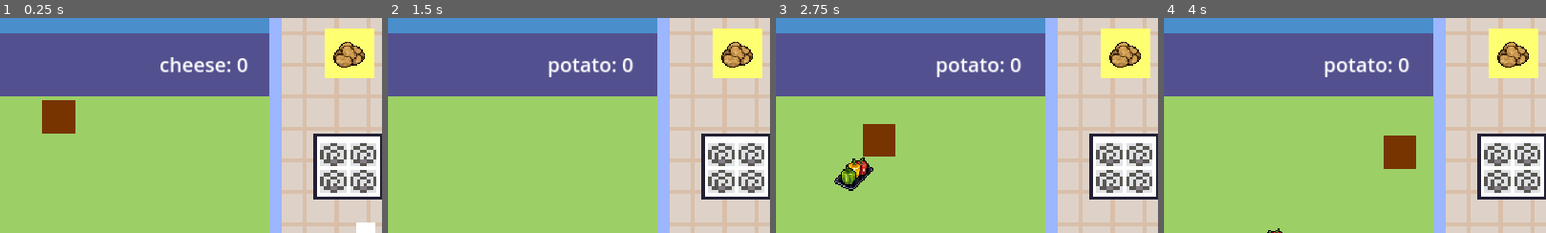
Above: before the commit, frames 1-4 (left to right).
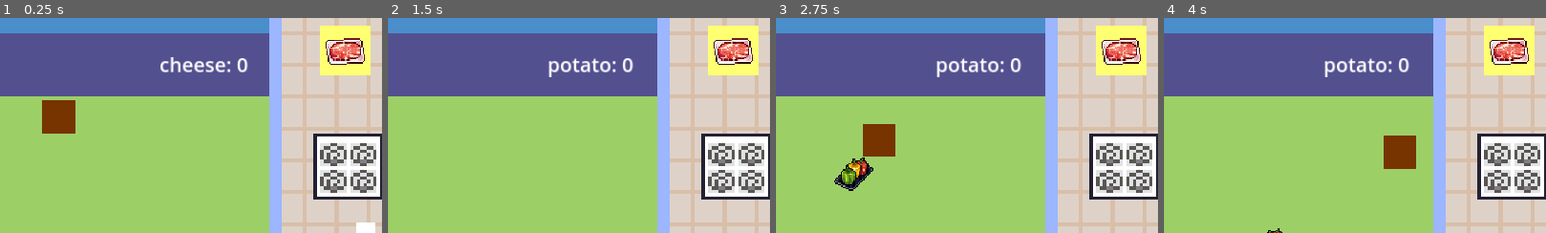
Above: after the commit, the same moments.

Repository: bvirnig/Claw-Kitchen
Game: Godot game, scene res://Scenes/main.tscn
The game is run twice, just before and just after one commit, with the same random seed, the same clock (stepped at 60 frames per second) and the same inputs.
Inputs (mouse positions are % of the whole screen's width and height, from its top left):
- Up to frame 1 (0.25 s): no input
- Up to frame 2 (1.5 s): tap Enter (ui_accept) at 0.5, 0.77 s; move the mouse to (46, 31) at 0.52 s; tap Mouse wheel down (mouse_scroll_down) at 0.6 s; tap Mouse wheel up (mouse_scroll_up) at 0.8, 1.35 s; move the mouse to (30, 55) at 1.27 s
- Up to frame 3 (2.75 s): tap Enter (ui_accept) at 1.52 s; tap Mouse wheel down (mouse_scroll_down) at 1.55 s; move the mouse to (60, 28) at 2.02 s; click (60, 28) at 2.1 s; tap Mouse wheel up (mouse_scroll_up) at 2.3 s
- Up to frame 4 (4 s): move the mouse to (45, 70) at 2.77 s; tap Mouse wheel down (mouse_scroll_down) at 2.85 s; tap Enter (ui_accept) at 3.02, 3.77 s; move the mouse to (80, 65) at 3.52 s; tap Mouse wheel up (mouse_scroll_up) at 3.6 s
The pictures show only the part of the screen within x 2-52%, y 0-50%; the shares and areas given below are measured in that part.

The runs differ from the first frame. In frame 1, 2.0% of the frame differs, in the area x 83-98%, y 3-28%; in frame 2, 2.0%; in frame 3, 2.0%; in frame 4, 2.0%.

Commit message:
the request label works now
initial request label function achieved.
Need to make faster as game progresses.

Diff:
--- a/clawkitchen/Scenes/gamedata.gd
+++ b/clawkitchen/Scenes/gamedata.gd
@@ -111,6 +111,8 @@
 
 # Method to get the cooking time for a specific food type
 func get_cooking_time(food_type: String) -> float:
+	if food_type == "bomb":
+		return -1  # Special case for bomb (not cookable)
 	return cooking_times.get(food_type, 0.0)  # Default to 0.0 if food type is not found
 
 # Get the selected food texture based on the selected item index
@@ -124,7 +126,7 @@
 func set_selected_item_by_index(index: int) -> void:
 	if index >= 0 and index < food_types.size():
 		selected_item_index = index
-		print("Selected item set to: " + food_types[selected_item_index])
+		#print("Selected item set to: " + food_types[selected_item_index])
 
 # Function to return food_types array
 func get_food_types() -> Array:
--- a/clawkitchen/Scenes/main.gd
+++ b/clawkitchen/Scenes/main.gd
@@ -21,10 +21,6 @@
 
 # Called when the node enters the scene tree for the first time.
 func _ready() -> void:
-	# Ensure GameData is loaded
-	if Gamedata == null:
-		print("Error: GameData singleton not found!")
-		return
 
 	# Initialize the food label with the selected item and its count
 	update_food_label()
--- a/clawkitchen/Scenes/request_spawner.gd
+++ b/clawkitchen/Scenes/request_spawner.gd
@@ -1,55 +1,87 @@
 extends Node2D
 
-@export var request_scene: PackedScene  # Assign the Request scene in the inspector
+@export var request_scene: PackedScene  # The scene to be instanced for the request
+@export var spacing: float = 2.0  # Spacing (not really needed for just one request)
+@export var change_food_timer: Timer  # Reference to the timer node
 
+const SCREEN_WIDTH: int = 450  # Fixed screen width
+const SCREEN_HEIGHT: int = 648  # Fixed screen height
+
+# List to keep track of spawned request instances
+var spawned_requests = []
+
+# Called when the node enters the scene tree for the first time.
 func _ready() -> void:
-	spawn_request()
+	_spawn_request()  # Spawn the initial request when the node is ready
 
-func spawn_request() -> void:
-	# Ensure the request_scene is valid
-	if request_scene == null:
-		print("Error: No request scene assigned!")
-		return
+# Function to spawn a single request
+func _spawn_request() -> void:
+	var request_height = 50  # Assuming each request label has a height of 50 pixels
 
-	# Create an instance of the request scene
+	# Step 1: Randomly select a food type
+	var selected_food_type = _select_random_food_types()[0]  # Get only the first selected food type
+
+	# Remove all previously spawned requests before spawning a new one
+	_remove_previous_requests()
+
+	# Instantiate the request from the scene
 	var request_instance = request_scene.instantiate()
-	add_child(request_instance)
 
-	# Get the screen size and calculate the adjusted position
-	var viewport_rect = get_viewport().get_visible_rect()
-	var adjusted_position = Vector2(
-		viewport_rect.size.x - 600,  # 550 + 50 = 600 px adjustment to the left
-		55  # 35 + 20 = 55 px adjustment downward
-	)
+	# Calculate the X and Y positions for the request (slightly to the right of top center)
+	var request_x_position = SCREEN_WIDTH / 2 + 320  # Slightly to the right of the center (adjusted to 20)
+	var request_y_position = 50  # Adjusted to 15 pixels down from the very top
 
-	# Adjust position based on the size of the request instance
-	var sprite_size = calculate_request_size(request_instance)
-	request_instance.position = adjusted_position - Vector2(sprite_size.x, 0)  # Offset for sprite size
+	# Get the food texture for the selected food type
+	if selected_food_type in Gamedata.food_types:
+		var food_texture = Gamedata.food_textures[Gamedata.food_types.find(selected_food_type)]
 
-	# Randomly select one of the first 10 food items
-	var food_types = Gamedata.get_food_types()  # Access the singleton directly
-	var food_textures = Gamedata.get_food_textures()  # Access the singleton directly
-	var random_index = randi() % 10  # Use the first 10 food items
-	var selected_food_type = food_types[random_index]
-	var selected_food_texture = food_textures[random_index]
+		# Ensure request_instance has the Sprite2D node
+		var sprite_node = request_instance.get_node("Sprite2D2")
 
-	# Pass the texture to the Request instance
-	if request_instance.has_method("set_food_texture"):
-		request_instance.set_food_texture(selected_food_texture)
+		# Set the texture for the request label
+		sprite_node.texture = food_texture
+
+		# Set the food type for the request label
+		request_instance.food_type = selected_food_type
+
+		# Set the request's position
+		request_instance.position = Vector2(request_x_position, request_y_position)
+
+		# Add the request to the scene
+		add_child(request_instance)
+		request_instance.add_to_group("request")  # Add to the 'request' group for easy management
+
+		# Track the spawned request
+		spawned_requests.append(request_instance)
 	else:
-		print("Error: Request instance does not have a 'set_food_texture' method!")
+		print("ERROR: Food type not found in food_types:", selected_food_type)
 
-	print("Request spawned for: " + selected_food_type)
+# Function to remove all previously spawned requests
+func _remove_previous_requests() -> void:
+	# Iterate through the list of spawned requests
+	for i in range(spawned_requests.size()):
+		# Ensure that the request exists and is still in the scene tree
+		var request = spawned_requests[i]
+		if request != null and request.is_inside_tree():
+			request.queue_free()  # Safely remove it from the scene tree
 
-# Helper function to calculate the size of the request instance based on its sprites
-func calculate_request_size(request_instance: Node) -> Vector2:
-	var size = Vector2(0, 0)
+	# Clear the list after removal
+	spawned_requests.clear()
 
-	# Iterate through the children to find Sprite nodes
-	for child in request_instance.get_children():
-		if child is Sprite2D:
-			var sprite = child as Sprite2D
-			size.x = max(size.x, sprite.texture.get_width())
-			size.y = max(size.y, sprite.texture.get_height())
+# Function to randomly select 5 distinct food types from the Gamedata
+func _select_random_food_types() -> Array:
+	var selected_food_types = []
+	while selected_food_types.size() < 5:
+		var random_index = randi() % Gamedata.food_types.size()  # Ensure random selection within bounds
+		var food_type = Gamedata.food_types[random_index]
+		if food_type not in selected_food_types:
+			selected_food_types.append(food_type)
+	return selected_food_types
 
-	return size
+# Called when the timer times out (if you want to re-spawn requests after some time)
+func _on_change_food_timer_timeout() -> void:
+	# Randomly select new food types for the next set of requests
+	var selected_food_types = _select_random_food_types()
+
+	# Update the food distribution for requests
+	_spawn_request()  # Re-spawn a new request with new food type
--- a/clawkitchen/Scenes/stove_data.gd
+++ b/clawkitchen/Scenes/stove_data.gd
@@ -41,4 +41,3 @@
 		stove_data[stove_id]["occupied_slots"][slot_index] = false
 		# Decrease used capacity when a slot is freed
 		stove_data[stove_id]["used_capacity"] -= 1
-		print("Slot %d freed for stove %d. Used capacity: %d / %d (Max Capacity)", slot_index, stove_id, stove_data[stove_id]["used_capacity"], stove_data[stove_id]["max_capacity"])
--- a/clawkitchen/Scenes/stove_spawner.gd
+++ b/clawkitchen/Scenes/stove_spawner.gd
@@ -20,8 +20,7 @@
 
 		# Spawn the first stove at the start of the game
 		_spawn_new_stove()
-	else:
-		print("Error: Stove scene is not assigned.")
+
 
 # Called every frame. 'delta' is the elapsed time since the previous frame.
 func _process(delta: float) -> void:
@@ -44,8 +43,6 @@
 		# Add the new stove to the scene
 		add_child(stove_instance)
 
-		# Debug: Print the global position of the stove after adding it to the scene
-		print("Stove global position: ", stove_instance.global_position)
 
 		# Update the position for the next stove
 		stove_count_in_row += 1
--- a/clawkitchen/food_spawner.gd
+++ b/clawkitchen/food_spawner.gd
@@ -94,7 +94,6 @@
 	while selected_food_types.size() < 5:
 		var random_index = randi() % Gamedata.food_types.size()  # Ensure random selection within bounds
 		# Debugging log to check random index
-		print("Random index selected for food type: ", random_index)
 		var food_type = Gamedata.food_types[random_index]
 		if food_type not in selected_food_types:
 			selected_food_types.append(food_type)
--- a/clawkitchen/request_label.gd
+++ b/clawkitchen/request_label.gd
@@ -1,108 +1,19 @@
 extends Area2D
 
-@export var request_scene: PackedScene  # Assign the Request scene in the inspector
-@onready var timer: Timer = $RequestCheckTimer  # Reference to your Timer node in the scene
-@onready var sprite2: Sprite2D = $Sprite2D2  # Reference to the second sprite
+@export var food_type: String  # Define a property to store the food type
 
-var requested_food_type: String = ""  # Store the current requested food type
-var current_request_instance: Node = null  # To keep track of the current request instance
+# Optionally, you can add any other variables or methods that are needed for your request label
 
-func _ready() -> void:
-	spawn_request()  # Spawn the initial request
-	timer.start()  # Start the timer
+# This function could be used to handle the texture setting for the sprite node
+func set_food_texture(texture: Texture) -> void:
+	var sprite_node = $Sprite2D2  # Reference to the sprite node in your request label
+	if sprite_node:
+		sprite_node.texture = texture
+	else:
+		print("Error: Sprite node not found!")
 
-func _on_request_check_timer_timeout() -> void:
-	# Check if there is a cooked version of the requested food in the GameData
-	if Gamedata.get_cooked_food_count(requested_food_type) > 0:
-		print("Cooked " + requested_food_type + " found in inventory! Resetting request.")
-
-		# Queue the current request for removal if it exists
-		if current_request_instance != null and current_request_instance.is_inside_tree():
-			current_request_instance.queue_free()  # Remove the current request from the scene
-
-		reset_request()  # Reset the request to a new one
-	else:
-		print("No cooked " + requested_food_type + " found.")
-
-	timer.start()  # Restart the timer after each check
-
-func spawn_request() -> void:
-	# Ensure the request_scene is valid
-	if request_scene == null:
-		print("Error: No request scene assigned!")
-		return
-
-	# Create an instance of the request scene
-	var request_instance = request_scene.instantiate()
-	add_child(request_instance)
-
-	# Get the screen size and calculate the adjusted position
-	var viewport_rect = get_viewport().get_visible_rect()
-	var adjusted_position = Vector2(
-		viewport_rect.size.x - 600,  # 550 + 50 = 600 px adjustment to the left
-		55  # 35 + 20 = 55 px adjustment downward
-	)
-
-	# Adjust position based on the size of the request instance
-	var sprite_size = calculate_request_size(request_instance)
-	request_instance.position = adjusted_position - Vector2(sprite_size.x / 2, sprite_size.y / 2)  # Center the sprite
-
-	# Get the list of food types that have cooked versions available
-	var available_cooked_foods = get_available_cooked_foods()
-
-	if available_cooked_foods.size() > 0:
-		# Randomly select a cooked food item
-		var random_index = randi() % available_cooked_foods.size()
-		requested_food_type = available_cooked_foods[random_index]
-
-		# Get the corresponding texture for the requested food
-		var food_textures = Gamedata.get_food_textures()  # Access the singleton directly
-		var selected_food_texture = food_textures[Gamedata.food_types.find(requested_food_type)]
-
-		# Set the texture for the second sprite (Sprite2D2)
-		set_food_texture(selected_food_texture)
-
-		print("Request spawned for cooked: " + requested_food_type)
-	else:
-		print("No cooked food available to request!")
-
-	# Keep track of the current request instance
-	current_request_instance = request_instance
-
-# Helper function to calculate the size of the request instance based on its sprites
-func calculate_request_size(request_instance: Node) -> Vector2:
-	var size = Vector2(0, 0)
-
-	# Iterate through the children to find Sprite nodes
-	for child in request_instance.get_children():
-		if child is Sprite2D:
-			var sprite = child as Sprite2D
-			size.x = max(size.x, sprite.texture.get_width())
-			size.y = max(size.y, sprite.texture.get_height())
-
-	return size
-
-# Function to set the food texture on the second sprite (Sprite2D2)
-func set_food_texture(texture: Texture) -> void:
-	if sprite2:
-		sprite2.texture = texture
-	else:
-		print("Error: Sprite2 not found!")
-
-# Function to return the list of available cooked food types
-func get_available_cooked_foods() -> Array:
-	var available_foods = []
-
-	# Check the cooked food counts for each food type
-	for food_type in Gamedata.food_types:
-		if Gamedata.get_cooked_food_count(food_type) > 0:
-			available_foods.append(food_type)
-
-	return available_foods
-
-# Reset the request to a new one
-func reset_request() -> void:
-	# Clear any existing requests
-	for child in get_children():
-		child.queue_free()  # Remove old request
-	spawn_request()  # Spawn a new request
+# Called every frame to check if the food type exists in the cooked_food_counts
+func _process(delta: float) -> void:
+	# Check if the food type exists in Gamedata's cooked_food_counts and if its amount is >= 1
+	if food_type in Gamedata.cooked_food_counts and Gamedata.cooked_food_counts[food_type] >= 1:
+		queue_free()  # Remove the request label if the amount is >= 1
Not shown: 1 places in clawkitchen/Scenes/main.tscn that only renumber resources
Not shown: 1 places in clawkitchen/Scenes/prize_spawner.tscn that only renumber resources
